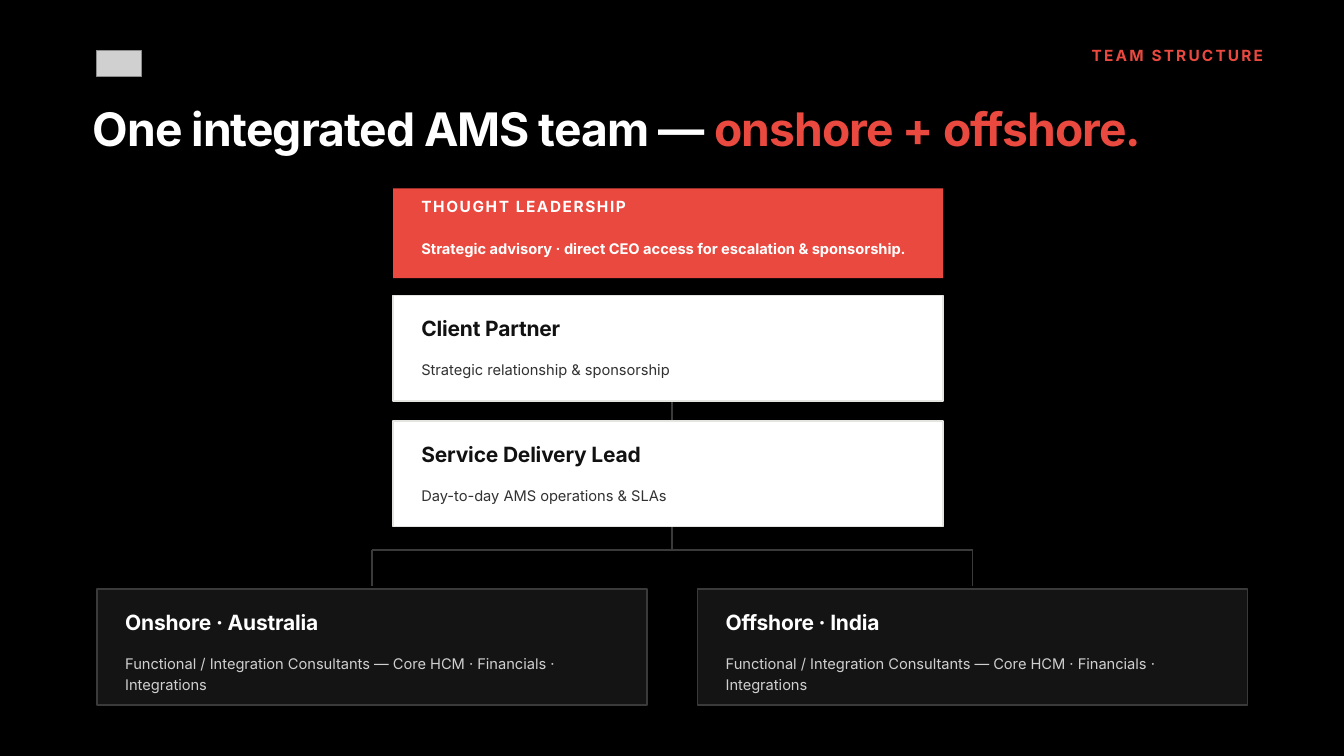
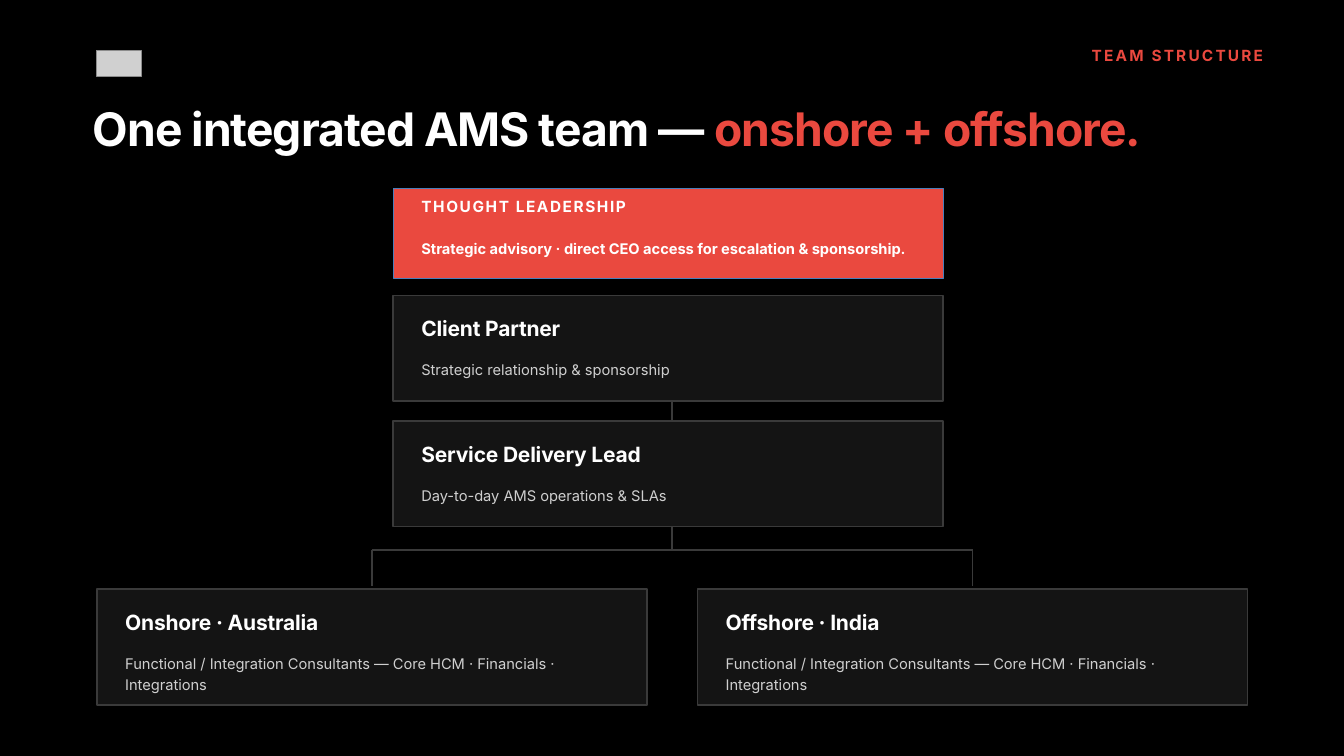
Before and after one commit to danielzrno/claude, a slide deck: slide 24 of design-system/standard/Mivada_Standard_Dark.pptx. Drawn at 1344x756 pixels with LibreOffice and Linux fonts; fonts in the diff are those of the drawing; grey boxes stand for pictures. Boxes give left, top, right and bottom in pixels: in the first picture for what was removed or moved away, otherwise in the second. Text is boxed around its words. In the diff, an @@ line names an element or a change of style, - is before the commit and + after.

```diff
--- a/design-system/standard/Mivada_Standard_Dark.pptx
+++ b/design-system/standard/Mivada_Standard_Dark.pptx
@@ rectangle at [393, 295, 944, 401]: fill #FFFFFF to #141414; outline #E4E4E0 1 pt to #3A3A3A 1 pt @@
@@ text "Client Partner" at [421, 320, 560, 336]: text colour #111111 to #FFFFFF @@
@@ text "Strategic relationship & sponsorship" at [421, 364, 670, 378]: text colour #323232 to #CFCFCF @@
@@ rectangle at [393, 421, 944, 527]: fill #FFFFFF to #141414; outline #E4E4E0 1 pt to #3A3A3A 1 pt @@
@@ text "Service Delivery Lead" at [421, 446, 640, 467]: text colour #111111 to #FFFFFF @@
@@ text "Day-to-day AMS operations & SLAs" at [421, 490, 666, 504]: text colour #323232 to #CFCFCF @@
```
Also in this commit, not shown: 2 other files.
